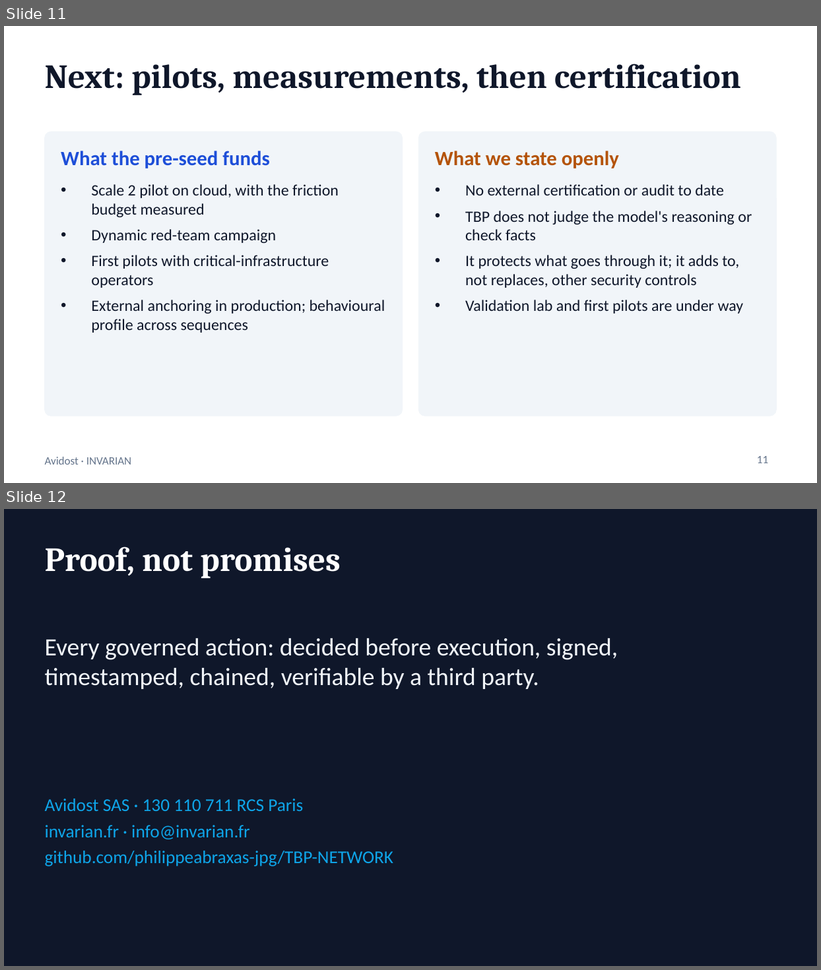
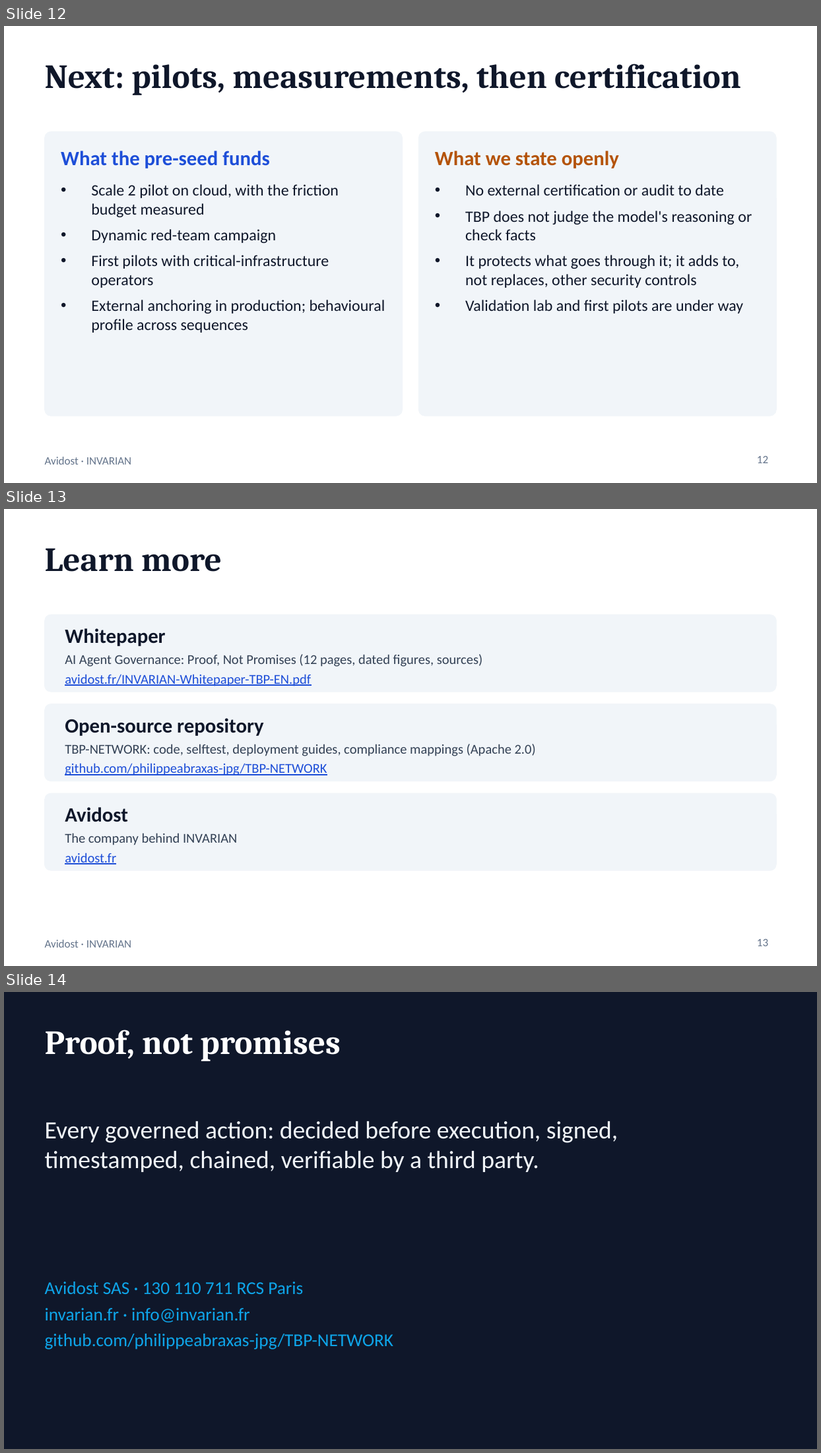
Before and after one commit to philippeabraxas-jpg/TBP-NETWORK, a slide deck: pitch/invarian-pitch.pptx. Shown one above the other, each under a label of ours: slides 11 and 12 before the commit, slides 12, 13 and 14 after it. The pictures are 821x970 and 821x1453 pixels, drawn with LibreOffice and Linux fonts; fonts in the diff are those of the drawing. Boxes give left, top, right and bottom in pixels: in the first picture for what was removed or moved away, otherwise in the second. Text is boxed around its words. In the diff, an @@ line names an element or a change of style, - is before the commit and + after.

```diff
--- a/pitch/invarian-pitch.pptx
+++ b/pitch/invarian-pitch.pptx
@@ slide 13 added at bbox=[4, 509, 817, 966], background #FFFFFF; not listed: 1 template element that a slide beside it also shows @@
@@ title added at bbox=[45, 548, 222, 572], 30 pt, text #0F172A, bold @@
+Learn more
@@ rounded rectangle added at bbox=[45, 615, 776, 692], fill #F1F5F9, outline #F1F5F9 0.5 pt @@
@@ text added at bbox=[65, 628, 165, 646], 18 pt, text #0F172A, bold @@
+Whitepaper
@@ text added at bbox=[65, 654, 483, 667], 12 pt, text #334155 @@
+AI Agent Governance: Proof, Not Promises (12 pages, dated figures, sources)
@@ text added at bbox=[65, 674, 311, 687], 12 pt, text #1D4ED8, underline @@
+avidost.fr/INVARIAN-Whitepaper-TBP-EN.pdf
@@ rounded rectangle added at bbox=[45, 704, 776, 782], fill #F1F5F9, outline #F1F5F9 0.5 pt @@
@@ text added at bbox=[65, 718, 263, 736], 18 pt, text #0F172A, bold @@
+Open-source repository
@@ text added at bbox=[65, 744, 536, 757], 12 pt, text #334155 @@
+TBP-NETWORK: code, selftest, deployment guides, compliance mappings (Apache 2.0)
@@ text added at bbox=[65, 763, 327, 776], 12 pt, text #1D4ED8, underline @@
+github.com/philippeabraxas-jpg/TBP-NETWORK
@@ rounded rectangle added at bbox=[45, 793, 776, 871], fill #F1F5F9, outline #F1F5F9 0.5 pt @@
@@ text added at bbox=[65, 807, 128, 823], 18 pt, text #0F172A, bold @@
+Avidost
@@ text added at bbox=[65, 833, 237, 846], 12 pt, text #334155 @@
+The company behind INVARIAN
@@ text added at bbox=[65, 853, 116, 865], 12 pt, text #1D4ED8, underline @@
+avidost.fr
@@ page number added at bbox=[757, 939, 768, 947], 10 pt, text #64748B @@
+13
@@ what was slide 11 is now slide 12 @@
@@ page number at bbox=[757, 456, 768, 464]: text changed @@
-11
+12
@@ what was slide 12 is now slide 14 @@
```
Also in this commit, not shown: 1 other slide added, 1 other file.
